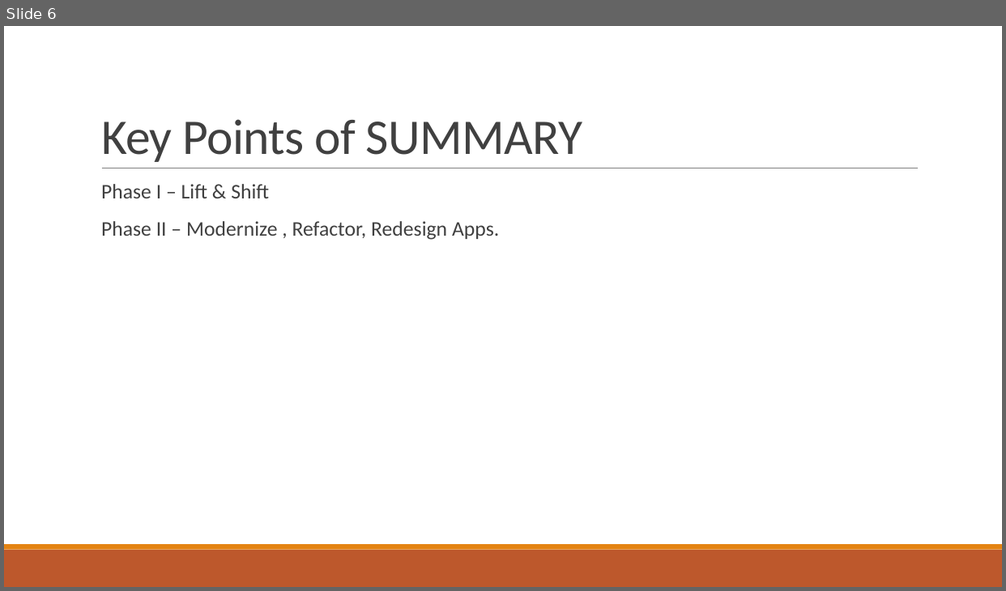
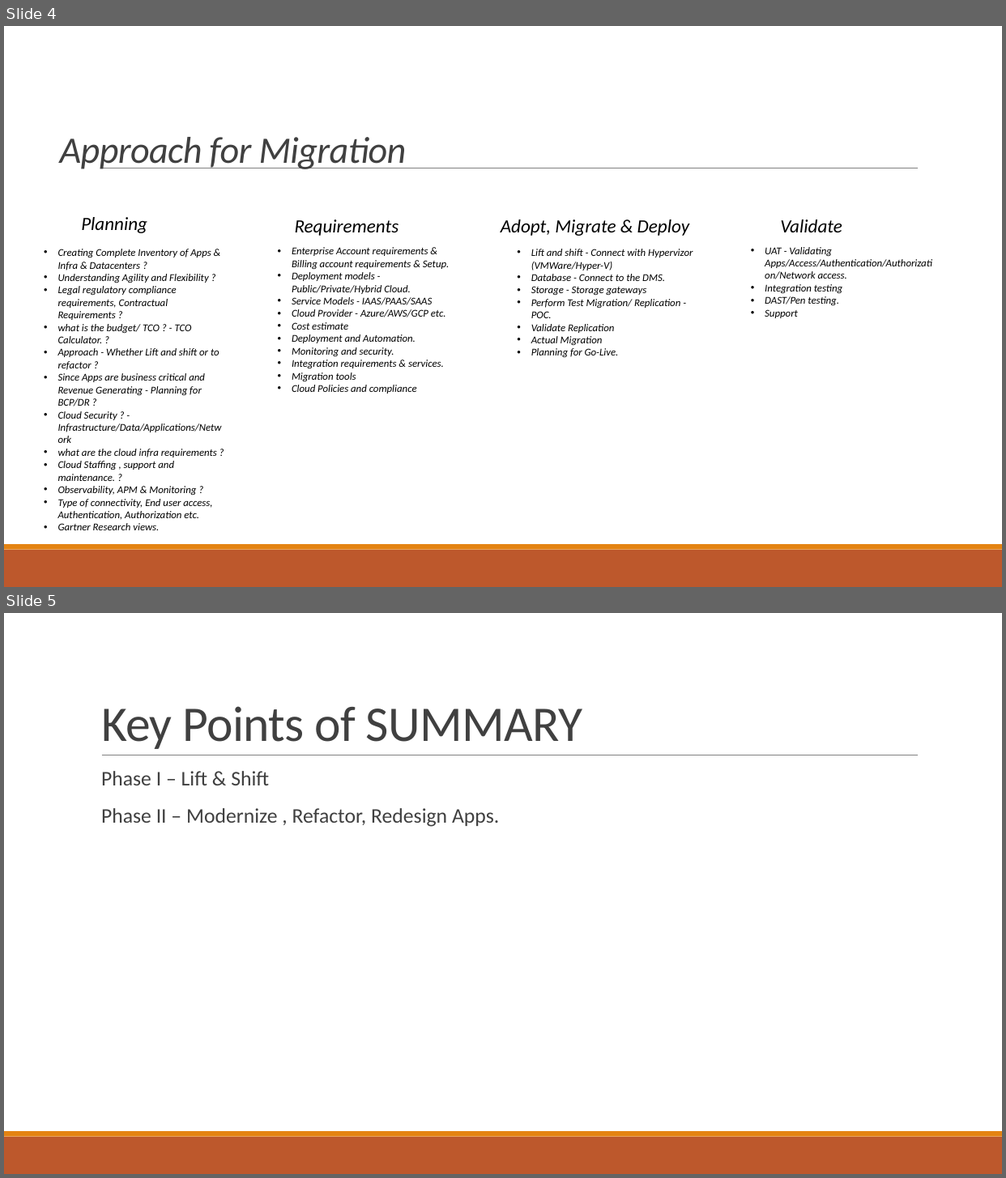
Before and after one commit to phanikishorelanka/Task1, a slide deck: CloudMigration/CREATING Cloud Migration Strategy.pptx. Shown one above the other, each under a label of ours: slide 6 before the commit, slides 4 and 5 after it. The pictures are 1006x591 and 1006x1178 pixels, drawn with LibreOffice and Linux fonts; fonts in the diff are those of the drawing. Boxes give left, top, right and bottom in pixels: in the first picture for what was removed or moved away, otherwise in the second. Text is boxed around its words. In the diff, an @@ line names an element or a change of style, - is before the commit and + after.

```diff
--- a/CloudMigration/CREATING Cloud Migration Strategy.pptx
+++ b/CloudMigration/CREATING Cloud Migration Strategy.pptx
@@ slide 4 added at (4, 26, 1002, 587), background #FFFFFF; not listed: 3 template elements that a slide beside it also shows @@
@@ title added at (60, 137, 407, 169), 36 pt, text #404040, italic @@
+Approach for Migration
@@ text added at (81, 217, 147, 233), 18 pt, text #000000, italic @@
+Planning
@@ text added at (295, 220, 399, 236), 18 pt, text #000000, italic @@
+Requirements
@@ text added at (501, 220, 689, 236), 18 pt, text #000000, italic @@
+Adopt, Migrate & Deploy
@@ text added at (780, 220, 842, 233), 18 pt, text #000000, italic @@
+Validate
@@ text added at (58, 249, 222, 531), 10 pt, text #000000, italic @@
+• Creating Complete Inventory of Apps & Infra & Datacenters ?
+• Understanding Agility and Flexibility ?
+• Legal regulatory compliance requirements, Contractual Requirements ?
+• what is the budget/ TCO ? - TCO Calculator. ?
+• Approach - Whether Lift and shift or to refactor ?
+• Since Apps are business critical and Revenue Generating - Planning for BCP/DR ?
+• Cloud Security ? - Infrastructure/Data/Applications/Network
+• what are the cloud infra requirements ?
+• Cloud Staffing , support and maintenance. ?
+• Observability, APM & Monitoring ?
+• Type of connectivity, End user access, Authentication, Authorization etc.
+• Gartner Research views.
@@ text added at (292, 247, 449, 394), 10 pt, text #000000, italic @@
+• Enterprise Account requirements & Billing account requirements & Setup.
+• Deployment models - Public/Private/Hybrid Cloud.
+• Service Models - IAAS/PAAS/SAAS
+• Cloud Provider - Azure/AWS/GCP etc.
+• Cost estimate
+• Deployment and Automation.
+• Monitoring and security.
+• Integration requirements & services.
+• Migration tools
+• Cloud Policies and compliance
@@ text added at (531, 249, 692, 358), 10 pt, text #000000, italic @@
+• Lift and shift - Connect with Hypervizor (VMWare/Hyper-V)
+• Database - Connect to the DMS.
+• Storage - Storage gateways
+• Perform Test Migration/ Replication - POC.
+• Validate Replication
+• Actual Migration
+• Planning for Go-Live.
@@ text added at (765, 247, 932, 318), 10 pt, text #000000, italic @@
+• UAT - Validating Apps/Access/Authentication/Authorization/Network access.
+• Integration testing
+• DAST/Pen testing.
+• Support
@@ what was slide 6 is now slide 5 @@
```
Also in this commit, not shown: 1 slide changed, 2 slides removed.
